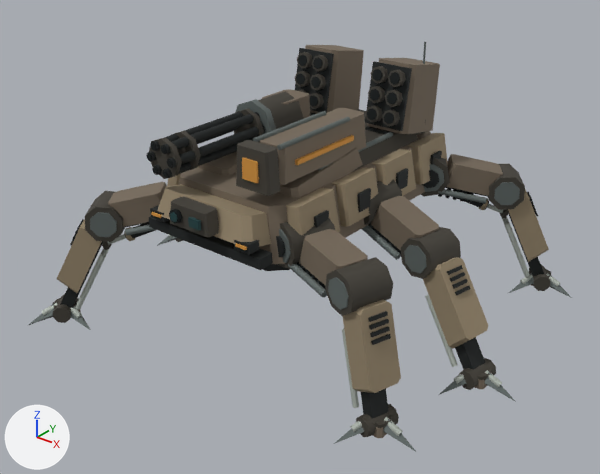
The glTF model assets/ridgeback-mech/derived/meshopt/mx06_d0_lod1.meshopt.glb, before and after one commit.
One viewpoint serves both versions: a 50 mm lens placed at (6.67, -8.63, 6.35), pointed at (0.12, -0.45, 1.28). Arrows for +X, +Y and +Z are at lower left; the lights stay in place. The first picture is the older version. Where no turn or scale is listed for an object, it has been applied to the vertices. Vertices at exactly the same position are counted once.

Names of what the first picture shows: 'HULL_ARMOR', 'LASER_CANNON', 'MINIGUN_BARRELS', 'MISSILE_POD_L', 'MISSILE_POD_R', 'SHIN_ARMOR_FL', 'SHIN_ARMOR_FR', 'SHIN_ARMOR_MR', 'SHIN_ARMOR_RR', 'UPPER_ARM_FR', 'UPPER_ARM_MR', 'UPPER_ARM_RR' and 12 more.
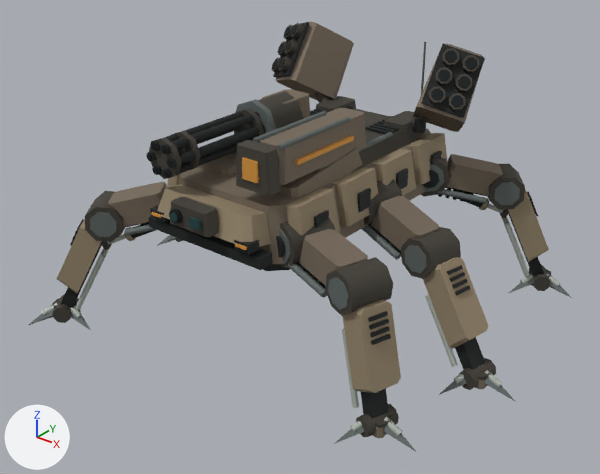
ob_missile_elevation is not drawn itself; it is the parent of ob_socket_missile_l_1, ob_socket_missile_l_2, ob_socket_missile_l_3, ob_socket_missile_l_4, ob_socket_missile_l_5, ob_socket_missile_l_6, ob_missile_pod_l, ob_socket_missile_r_1.

Where the change shows, as pixel boxes (x1, y1, x2, y2) in the pictures (600 x 474 px; the box of a moved part takes in the faces that stretch with it):
'MISSILE_POD_R', moved, turned, reshaped: before (365, 58, 440, 134); after (413, 43, 485, 132)
'MISSILE_POD_L', moved, turned: before (295, 45, 364, 114); after (271, 21, 354, 100)
part 1 of me_mesh_0, added (mostly hidden): after (314, 93, 329, 103)
part 2 of me_mesh_0, added (mostly hidden): after (411, 116, 431, 132)
part 3 of me_mesh_10, moved or reshaped: before (295, 45, 364, 114); after (271, 21, 485, 132)

The change, as a diff of the scene's bpy script:
```diff
--- a/assets/ridgeback-mech/derived/meshopt/mx06_d0_lod1.meshopt.glb.py
+++ b/assets/ridgeback-mech/derived/meshopt/mx06_d0_lod1.meshopt.glb.py
@@ me_mesh_0 @@
 # used by ob_hull_armor; location = (0.0, 0.0, 1.9)
-me_mesh_0.from_pydata(...)  # 540 vertices, 892 faces; spans x -1.2..1.2, y -2.31..1.92, z -0.45..1.9
+me_mesh_0.from_pydata(...)  # 612 vertices, 1020 faces; spans x -1.24..1.24, y -2.31..1.92, z -0.59..1.9
+# me_mesh_0 part 1: a new loose piece of 18 vertices spanning x -1.24..-0.66, y 1.22..1.53, z 0.56..1.14, in mat_mx06_armor_palette
+# me_mesh_0 part 2: a new loose piece of 18 vertices spanning x 0.66..1.24, y 1.22..1.53, z 0.56..1.14, in mat_mx06_armor_palette
+# other edits to the shape of me_mesh_0 do not show in these pictures
 me_mesh_0.materials.append(mat_mx06_armor_palette)
@@ me_mesh_10 @@
 # used by ob_missile_pod_l; parent = ob_missile_elevation; location = (0.0, 0.0, 0.0)
-me_mesh_10.from_pydata(...)  # 240 vertices, 424 faces; spans x -0.995..-0.305, y -0.572..0.425, z -0.27..0.67
+me_mesh_10.from_pydata(...)  # 240 vertices, 424 faces; spans x -0.345..0.345, y -0.572..0.425, z -0.27..0.67
+# me_mesh_10 part 3: the whole mesh is moved by (0.65, 0.0, 0.0)
 me_mesh_10.materials.append(mat_mx06_armor_palette)
@@ ob_missile_elevation @@
 ob_missile_elevation.parent = ob_mech_body
-ob_missile_elevation.location = (0.0, 1.22, 0.93)
-ob_missile_elevation.rotation_euler = (-0.18, 0.0, 0.0)  # degrees (-10, 0, 0)
+ob_missile_elevation.location = (0.0, 1.45, 1.08)
+ob_missile_elevation.rotation_euler = (-0.58, 0.0, 0.0)  # degrees (-33, 0, 0)
@@ ob_missile_pod_l @@
 ob_missile_pod_l = bpy.data.objects.new('MISSILE_POD_L', me_mesh_10)
-ob_missile_pod_l.parent = ob_missile_elevation
+ob_missile_pod_l.parent = ob_missile_outboard_l
 ob_missile_pod_l.location = (0.0, 0.0, 0.0)
@@ ob_missile_pod_r @@
-ob_missile_pod_r = bpy.data.objects.new('MISSILE_POD_R', me_mesh_11)
-ob_missile_pod_r.parent = ob_missile_elevation
+ob_missile_pod_r = bpy.data.objects.new('MISSILE_POD_R', me_mesh_10)
+ob_missile_pod_r.parent = ob_missile_outboard_r
 ob_missile_pod_r.location = (0.0, 0.0, 0.0)
@@ ob_missile_outboard_r @@
+ob_missile_outboard_r = bpy.data.objects.new('MISSILE_OUTBOARD_R', None)
+ob_missile_outboard_r.parent = ob_missile_elevation
+ob_missile_outboard_r.location = (1.18, 0.0, 0.0)
+ob_missile_outboard_r.rotation_euler = (0.0, 0.0, 0.524)  # degrees (0, 0, 30)
@@ ob_missile_outboard_l @@
+ob_missile_outboard_l = bpy.data.objects.new('MISSILE_OUTBOARD_L', None)
+ob_missile_outboard_l.parent = ob_missile_elevation
+ob_missile_outboard_l.location = (-1.18, 0.0, 0.0)
+ob_missile_outboard_l.rotation_euler = (0.0, 0.0, -0.524)  # degrees (0, 0, -30)
```
